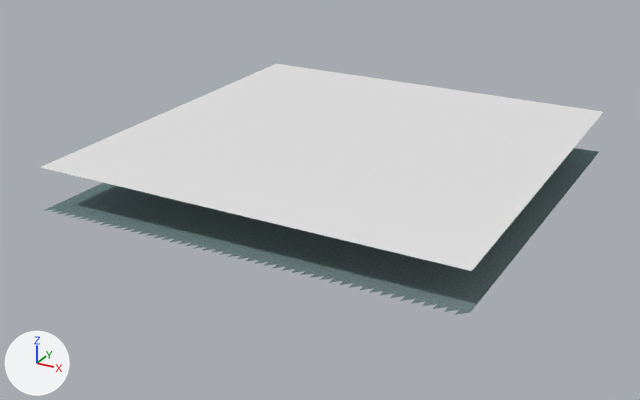
Before and after pictures for a commit that changed the glTF model eloria-assets/maps/continent-v2/stagheath/client/chunks/06_07/world.glb.
Both versions are drawn from a 50 mm camera at (-251.8, 84.3, 69.1) aimed at (-342.0, 248.4, -13.0). The axes (+X, +Y, +Z) are drawn at lower left. The lights are the same throughout. The first picture is the older version. Where no turn or scale is listed for an object, it has been applied to the vertices. Vertices at exactly the same position are counted once.

Before the edit, the objects in view are built like this:
```python
me_authoredground_stagheathbase_stagheath_06_07 = bpy.data.meshes.new('AuthoredGround_stagheathBase_stagheath_06_07')
me_authoredground_stagheathbase_stagheath_06_07.from_pydata(...)  # 2448 vertices, 4608 faces; spans x 541.0..637.0, y -6309.0..-6211.0, z -12.2..-8.3
me_authoredground_stagheathbase_stagheath_06_07.materials.append(mat_authored_stagheathbase)
me_terrain_stagheath_06_07 = bpy.data.meshes.new('Terrain_stagheath_06_07')
me_terrain_stagheath_06_07.from_pydata(...)  # 2401 vertices, 4608 faces; spans x 541.0..637.0, y -6307.0..-6211.0, z -12.2..-8.4
me_terrain_stagheath_06_07.materials.append(mat_continental_ground)
me_water_stagheath_06_07 = bpy.data.meshes.new('Water_stagheath_06_07')
me_water_stagheath_06_07.from_pydata([(541.0, -6212.0, 0.0), (541.0, -6308.0, 0.0), (637.0, -6308.0, 0.0), (637.0, -6212.0, 0.0)], [], [(0, 1, 2), (2, 3, 0)])
me_water_stagheath_06_07.materials.append(mat_water_sea)  # its picture is missing
ob_authoredground_stagheathbase_stagheath_06_07 = bpy.data.objects.new('AuthoredGround_stagheathBase_stagheath_06_07', me_authoredground_stagheathbase_stagheath_06_07)
ob_authoredground_stagheathbase_stagheath_06_07.location = (-929.0, 6517.0, 0.0)
ob_terrain_stagheath_06_07 = bpy.data.objects.new('Terrain_stagheath_06_07', me_terrain_stagheath_06_07)
ob_terrain_stagheath_06_07.location = (-929.0, 6517.0, 0.0)
ob_water_stagheath_06_07 = bpy.data.objects.new('Water_stagheath_06_07', me_water_stagheath_06_07)
ob_water_stagheath_06_07.location = (-929.0, 6517.0, 0.0)
```
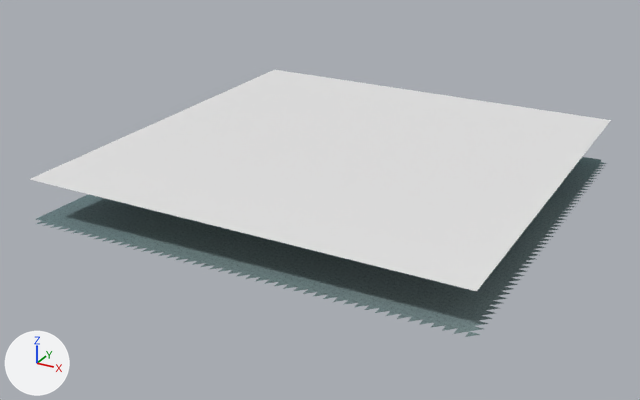
Boxes [x1, y1, x2, y2] around the edits, measured in the pictures (640 x 400 px; the box of a moved part takes in the faces that stretch with it):
```json
{"object": "Water_stagheath_06_07", "change": "mesh moved", "before": [41, 64, 603, 271], "after": [30, 70, 611, 291]}
{"object": "AuthoredGround_stagheathBase_stagheath_06_07", "change": "reshaped", "before": [43, 148, 599, 315], "after": [36, 157, 608, 337], "on screen": "8% taller"}
{"object": "Terrain_stagheath_06_07", "change": "moved", "before": [482, 148, 598, 298], "after": [36, 157, 600, 219], "on screen": "mostly hidden"}
{"part": 3, "of": "me_authoredground_stagheathbase_stagheath_06_07", "change": "moved or reshaped", "before": [43, 148, 599, 211], "after": [36, 160, 608, 337], "on screen": "mostly hidden before"}
```

Edits to the scene script, one JSON object a line:
```json
{"block": "me_terrain_stagheath_06_07", "where": "# used by ob_terrain_stagheath_06_07; location = (-929.0, 6517.0, 0.0)"}
{"op": "remove", "block": "me_terrain_stagheath_06_07", "code": "me_terrain_stagheath_06_07.from_pydata(...)  # 2401 vertices, 4608 faces; spans x 541.0..637.0, y -6307.0..-6211.0, z -12.2..-8.4"}
{"op": "add", "block": "me_terrain_stagheath_06_07", "code": "me_terrain_stagheath_06_07.from_pydata(...)  # 2401 vertices, 4608 faces; spans x 543.0..639.0, y -6313.0..-6217.0, z -12.0..-8.2"}
{"block": "me_terrain_stagheath_06_07", "change": "me_terrain_stagheath_06_07 part 1: the whole mesh is moved by (2.0, -6.0, 0.2)"}
{"block": "me_water_stagheath_06_07", "where": "# used by ob_water_stagheath_06_07; location = (-929.0, 6517.0, 0.0)"}
{"op": "remove", "block": "me_water_stagheath_06_07", "code": "me_water_stagheath_06_07.from_pydata(...)  # 4 vertices, 2 faces; spans x 541.0..637.0, y -6308.0..-6212.0, z 0.0"}
{"op": "add", "block": "me_water_stagheath_06_07", "code": "me_water_stagheath_06_07.from_pydata(...)  # 4 vertices, 2 faces; spans x 544.0..640.0, y -6314.0..-6218.0, z 0.0"}
{"block": "me_water_stagheath_06_07", "change": "me_water_stagheath_06_07 part 2: the whole mesh is moved by (3.0, -6.0, 0.0)"}
{"block": "me_authoredground_stagheathbase_stagheath_06_07", "where": "# used by ob_authoredground_stagheathbase_stagheath_06_07; location = (-929.0, 6517.0, 0.0)"}
{"op": "remove", "block": "me_authoredground_stagheathbase_stagheath_06_07", "code": "me_authoredground_stagheathbase_stagheath_06_07.from_pydata(...)  # 2448 vertices, 4608 faces; spans x 541.0..637.0, y -6309.0..-6211.0, z -12.2..-8.3"}
{"op": "add", "block": "me_authoredground_stagheathbase_stagheath_06_07", "code": "me_authoredground_stagheathbase_stagheath_06_07.from_pydata(...)  # 2496 vertices, 4608 faces; spans x 543.0..641.0, y -6315.0..-6217.0, z -12.0..-8.1"}
{"block": "me_authoredground_stagheathbase_stagheath_06_07", "change": "me_authoredground_stagheathbase_stagheath_06_07 part 3: 194 vertices removed from x 541.0..637.0, y -6309.0..-6211.0, z -12.2..-9.7; 242 vertices added at x 543.0..641.0, y -6315.0..-6217.0, z -10.8..-8.1"}
```
